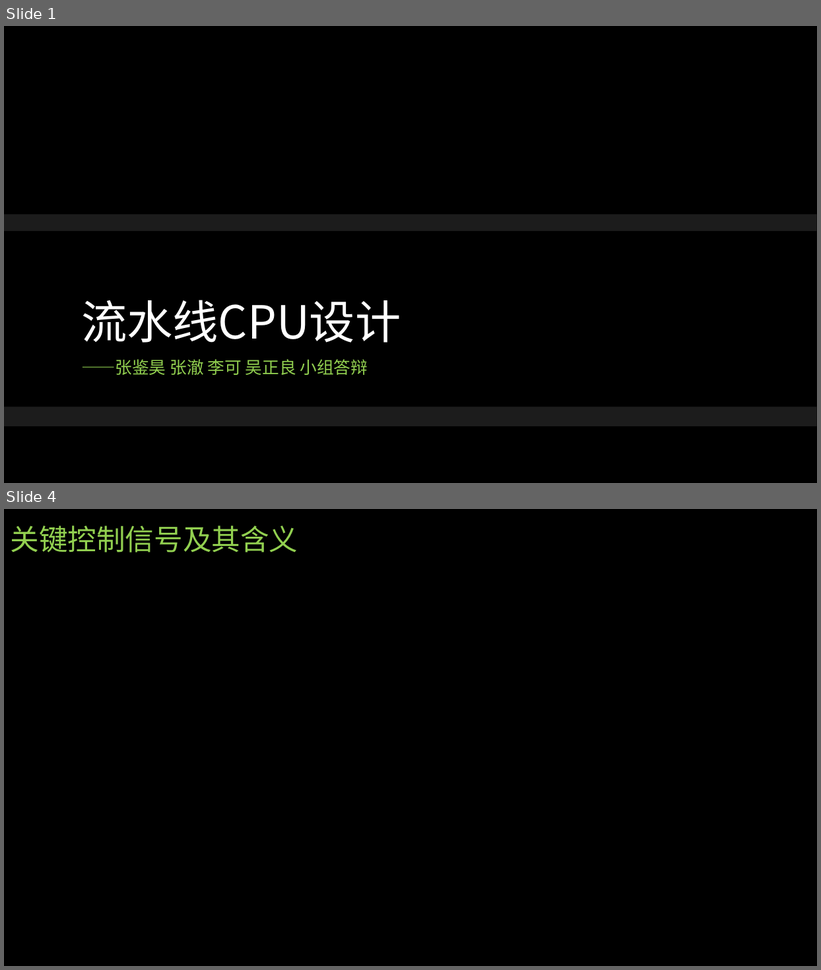
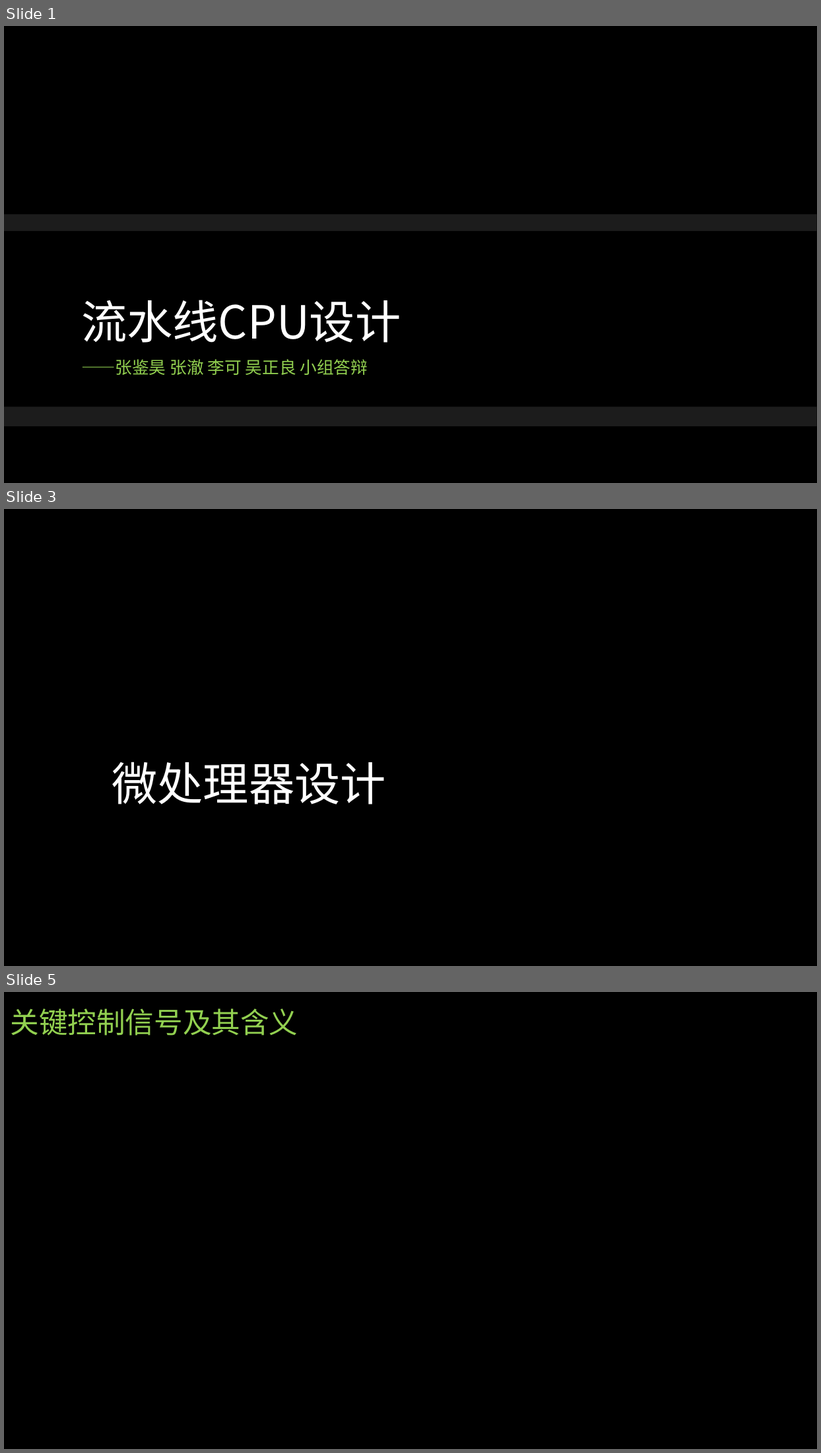
Before and after one commit to CTmH/sMIPS, a slide deck: 团队展示.pptx. Shown one above the other, each under a label of ours: slides 1 and 4 before the commit, slides 1, 3 and 5 after it; the slides between them are not shown. The pictures are 821x970 and 821x1453 pixels, drawn with LibreOffice and Linux fonts; fonts in the diff are those of the drawing; background and template pictures are left out. Boxes give left, top, right and bottom in pixels: in the first picture for what was removed or moved away, otherwise in the second. Text is boxed around its words. In the diff, an @@ line names an element or a change of style, - is before the commit and + after.

```diff
--- a/团队展示.pptx
+++ b/团队展示.pptx
@@ slide 3 added at (x1=4, y1=509, x2=817, y2=966), background #000000 @@
@@ title added at (x1=112, y1=762, x2=386, y2=805), 54 pt, text #FFFFFF @@
+微处理器设计
@@ what was slide 4 is now slide 5 @@
```
Also in this commit, not shown: 3 slides changed, 4 other slides added, 3 slides removed.
